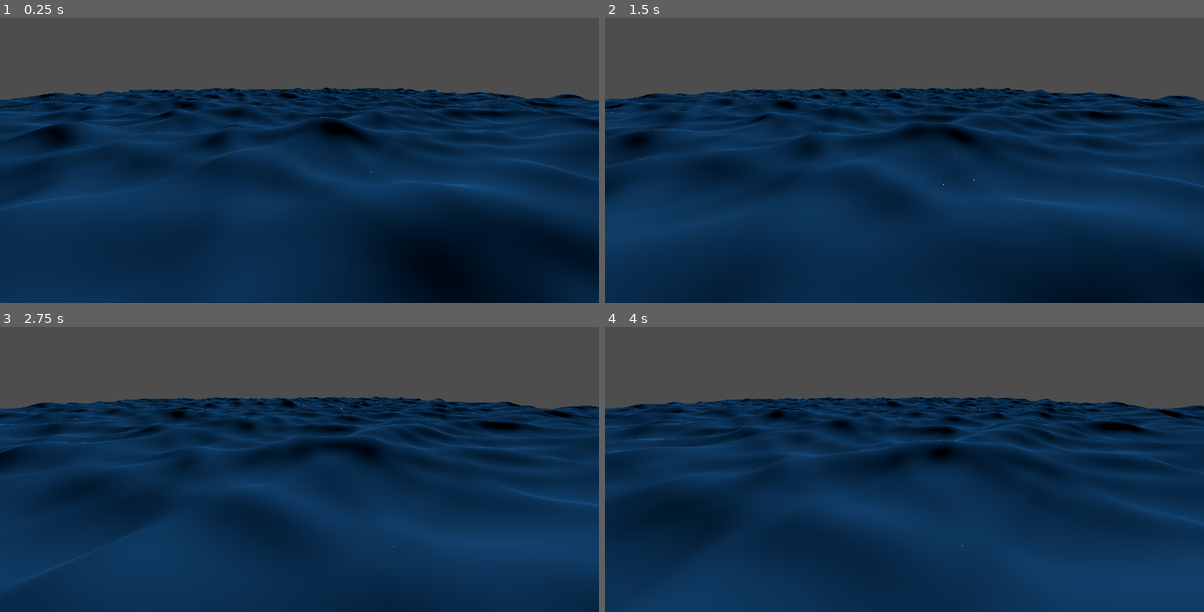
Above: before the commit, frames 1-4 (two rows, left to right).
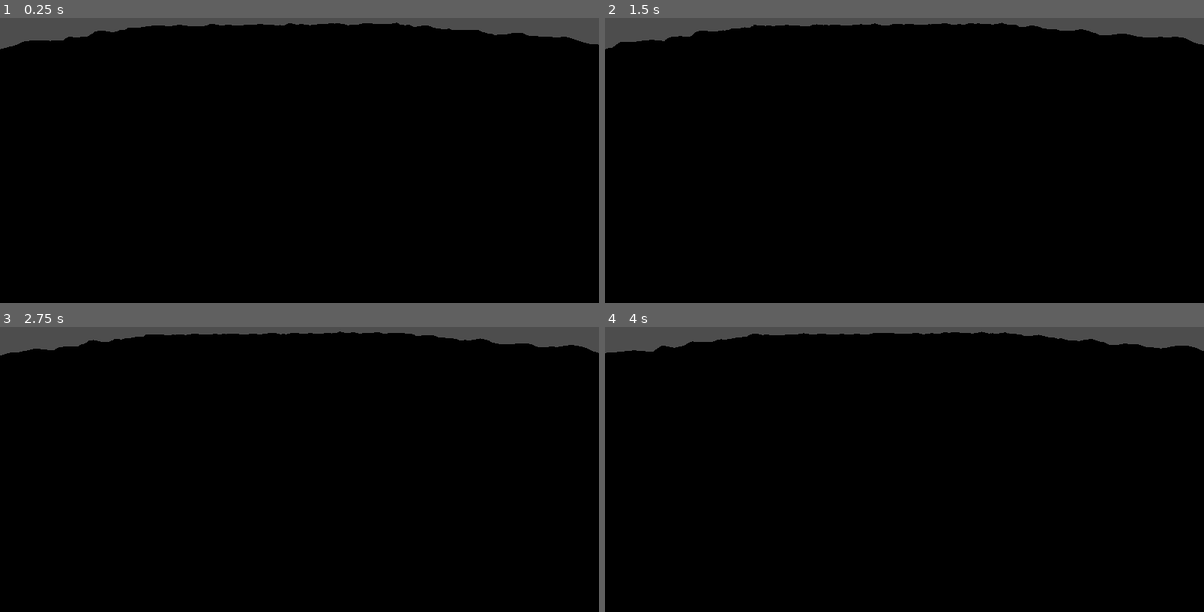
Above: after the commit, the same moments.

Repository: yagolasse/water-shader
Game: Godot game, scene res://world.tscn
Same seed, same stepped clock (60 frames per second), same inputs: the game is played once before the commit and once after it.
Inputs:
- Up to frame 1 (0.25 s): no input
- Up to frame 2 (1.5 s): no input
- Up to frame 3 (2.75 s): no input
- Up to frame 4 (4 s): no input

The runs differ from the first frame. In frame 1, 94% of the frame differs, in the area x 0-100%, y 1-100%; in frame 2, 95%; in frame 3, 95%; in frame 4, 95%.

Commit message:
Add some more parameters

Diff:
--- a/project.godot
+++ b/project.godot
@@ -18,3 +18,7 @@
 [dotnet]
 
 project/assembly_name="water-shader"
+
+[filesystem]
+
+import/fbx/enabled=false
--- a/water.gdshader
+++ b/water.gdshader
@@ -1,6 +1,16 @@
 shader_type spatial;
 
+group_uniforms light_parameters;
+
+uniform vec3 albedo : source_color;
+uniform float rim : hint_range(0.0, 1.0, 0.1);
+uniform float roughness : hint_range(0.0, 1.0, 0.005);
+uniform float metallic : hint_range(0.0, 1.0, 0.1);
+
+group_uniforms vertex_parameters;
+
 uniform float max_peak : hint_range(0.0, 10.0, 0.1);
+uniform float peak_offset : hint_range(0.5, 2.0, 0.1);
 uniform float wave_drag : hint_range(0.0, 30.0, 0.1);
 uniform float initial_speed : hint_range(3.0, 6.0, 0.1);
 uniform float speed_multiplier : hint_range(0.8, 1.0, 0.01);
@@ -12,14 +22,10 @@
 uniform float wind_direction_degrees : hint_range(0, 360, 0.5);
 uniform float wind_direction_increment : hint_range(0, 90, 0.5);
 
-uniform int wave_count : hint_range(0, 32, 1);
+uniform int wave_count : hint_range(0, 50, 1);
 
 float phase(float speed, float frequency) {
 	return speed * frequency;
-}
-
-float steepness(float base_stepness, float frequency, float amplitude) {
-	return base_stepness / frequency * amplitude;
 }
 
 float wave(vec2 position, vec2 normalized_direction, float frequency, float time, float phase) {
@@ -32,21 +38,21 @@
 }
 
 vec3 sharp_euler_sine_wave(float amplitude, float wave) {
-	return vec3(0.0, amplitude * pow(E, max_peak * sin(wave) - 1.0), 0.0);
+	return vec3(0.0, amplitude * pow(E, max_peak * sin(wave) - peak_offset), 0.0);
 }
 
 vec3 sharp_euler_sine_partial_derivative(float frequency, vec2 normalized_direction, float amplitude, float wave) {
-	vec2 derivative = frequency * normalized_direction * amplitude * max_peak * pow(E, max_peak * sin(wave) - 1.0) * cos(wave);
+	vec2 derivative = frequency * normalized_direction * amplitude * max_peak * pow(E, max_peak * sin(wave) - peak_offset) * cos(wave);
 	return vec3(derivative.x, 0.0, derivative.y);
 }
 
 void fragment() {
 	float fresnel = sqrt(1.0 - dot(NORMAL, VIEW));
 
-	RIM = 0.2;
-	METALLIC = 0.0;
-	ALBEDO = vec3(0.1, 0.3, 0.5);
-	ROUGHNESS = 0.01 * (1.0 - fresnel);
+	RIM = rim;
+	ALBEDO = albedo;
+	METALLIC = metallic;
+	ROUGHNESS = roughness * (1.0 - fresnel);
 }
 
 void vertex() {
--- a/world.tscn
+++ b/world.tscn
@@ -5,17 +5,22 @@
 [sub_resource type="ShaderMaterial" id="ShaderMaterial_7gokt"]
 render_priority = 0
 shader = ExtResource("1_awqgb")
-shader_parameter/max_peak = 1.8
-shader_parameter/wave_drag = 8.9
+shader_parameter/albedo = Color(0, 0.0745098, 0.164706, 1)
+shader_parameter/rim = 0.2
+shader_parameter/roughness = 0.205
+shader_parameter/metallic = 0.0
+shader_parameter/max_peak = 1.4
+shader_parameter/peak_offset = 0.6
+shader_parameter/wave_drag = 5.1
 shader_parameter/initial_speed = 4.5
 shader_parameter/speed_multiplier = 0.92
-shader_parameter/initial_amplitude = 1.159
+shader_parameter/initial_amplitude = 1.182
 shader_parameter/amplitude_multiplier = 0.75
-shader_parameter/initial_frequency = 0.105
+shader_parameter/initial_frequency = 0.109
 shader_parameter/frequency_multiplier = 1.18
-shader_parameter/wind_direction_degrees = 223.0
-shader_parameter/wind_direction_increment = 26.5
-shader_parameter/wave_count = 8
+shader_parameter/wind_direction_degrees = 220.0
+shader_parameter/wind_direction_increment = 33.5
+shader_parameter/wave_count = 32
 
 [sub_resource type="PlaneMesh" id="PlaneMesh_lqahc"]
 size = Vector2(500, 500)
@@ -24,12 +29,10 @@
 
 [node name="World" type="Node3D"]
 
-[node name="DirectionalLight3D" type="DirectionalLight3D" parent="."]
-transform = Transform3D(-0.866025, -0.191342, 0.46194, 0, 0.92388, 0.382684, -0.5, 0.331414, -0.800103, 0, 21.7923, 0)
-
 [node name="Camera3D" type="Camera3D" parent="."]
-transform = Transform3D(0.989016, 0.0345054, -0.143725, 0, 0.97237, 0.233445, 0.147809, -0.230881, 0.961689, -25.135, 17.9, 225.015)
+transform = Transform3D(0.982935, 0.090582, -0.160103, 3.03569e-16, 0.870356, 0.492423, 0.183951, -0.484021, 0.855503, -57.115, 28.05, 252.505)
 
 [node name="Water" type="MeshInstance3D" parent="."]
+transform = Transform3D(1, 0, 0, 0, 1, 0, 0, 0, 1, 0, -0.915411, 0)
 material_override = SubResource("ShaderMaterial_7gokt")
 mesh = SubResource("PlaneMesh_lqahc")
